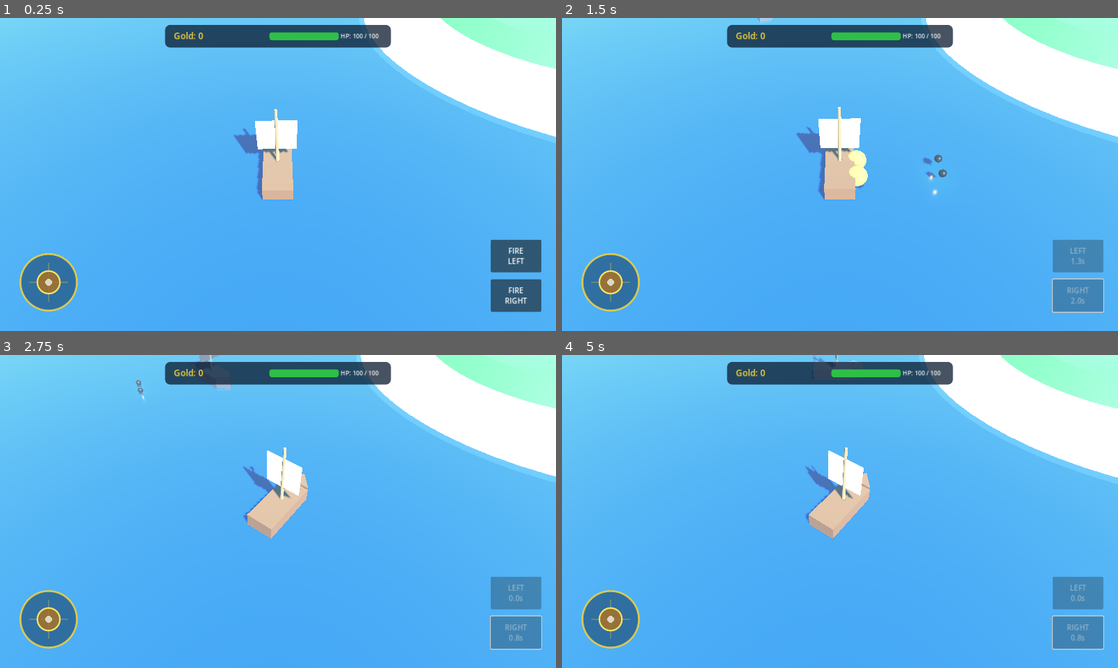
Above: before the commit, frames 1-4 (two rows, left to right).
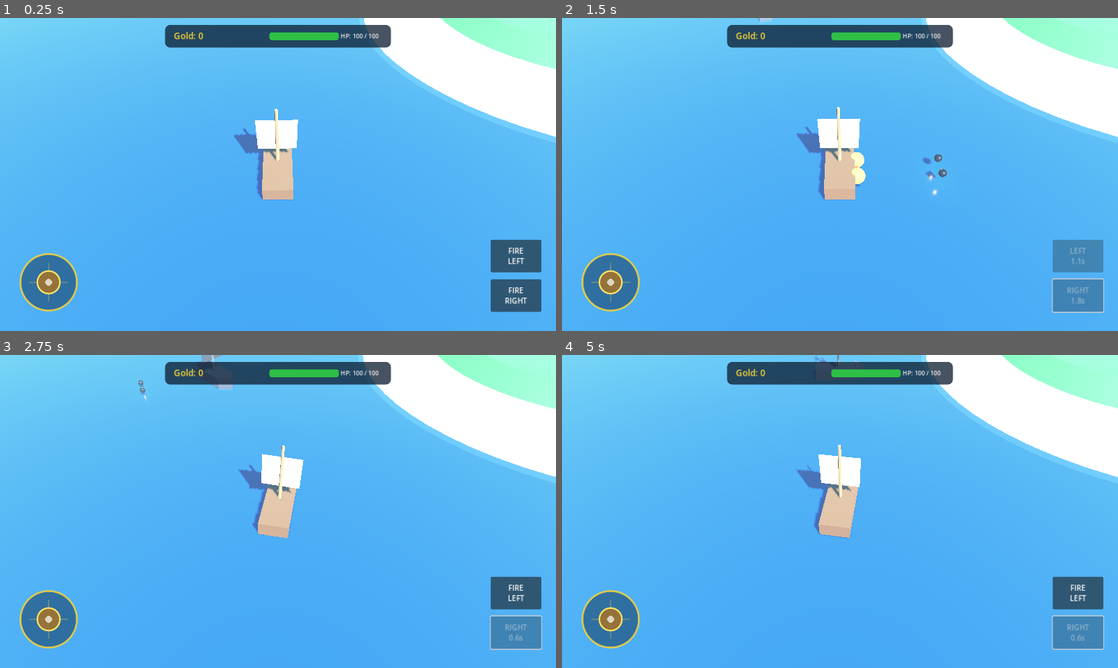
Above: after the commit, the same moments.

Repository: za99405com-ui/Pirate-Seasonline
Game: Godot game, scene res://scenes/world/world.tscn
The game is run twice, just before and just after one commit, with the same random seed, the same clock (stepped at 60 frames per second) and the same inputs.
Inputs (mouse positions are in pixels of both pictures, inside the frame that each line leads up to):
- Up to frame 1 (0.25 s): no input
- Up to frame 2 (1.5 s): click "FIRE LEFT" at 0.5 s; click "FIRE RIGHT" at 1.25 s
- Up to frame 3 (2.75 s): drag from (50, 617) to (333, 442) at 2.02 s
- Up to frame 4 (5 s): click (1079, 592) at 2.75 s, where only the run after the commit has a clickable "FIRE LEFT"; click (1079, 633) at 3.5 s, where only the run after the commit has a clickable "FIRE RIGHT"; drag from (728, 527) to (812, 574) at 4.27 s

The runs differ from the first frame. In frame 1, less than 0.1% of the frame differs, in the area x 42-54%, y 28-57%; in frame 2, 0.3%; in frame 3, 2.2%; in frame 4, 2.4%, in the area x 42-100%, y 0-91%.

Commit message:
gameplay: improve ship handling and wake

Diff:
--- a/godot_game/scripts/player/player_ship.gd
+++ b/godot_game/scripts/player/player_ship.gd
@@ -4,20 +4,24 @@
 signal ship_destroyed
 
 @export_group("Ship Movement")
-@export var max_speed: float = 13.0
-@export var acceleration: float = 3.2
-@export var deceleration: float = 1.8
-@export var turn_speed: float = 1.7
+@export var max_speed: float = 14.5
+@export var reverse_speed_ratio: float = 0.28
+@export var acceleration: float = 4.2
+@export var deceleration: float = 2.6
+@export var turn_speed: float = 1.45
+@export var water_drag: float = 0.35
 
 @export_group("Wave Simulation")
-@export var bobbing_speed: float = 2.0
-@export var bobbing_amount: float = 0.08
-@export var roll_amount: float = 0.05
+@export var bobbing_speed: float = 1.7
+@export var bobbing_amount: float = 0.10
+@export var pitch_amount: float = 0.028
+@export var roll_amount: float = 0.045
+@export var turn_bank_amount: float = 0.085
 
 @export_group("Combat Attributes")
 @export var max_health: float = 100.0
-@export var reload_time: float = 2.2
-@export var cannon_damage: float = 35.0
+@export var reload_time: float = 2.0
+@export var cannon_damage: float = 34.0
 @export var cannonball_scene: PackedScene = preload("res://scenes/combat/cannonball.tscn")
 
 var health: float = 100.0
@@ -26,10 +30,13 @@
 var port_cooldown: float = 0.0
 var starboard_cooldown: float = 0.0
 var wave_time: float = 0.0
+var _last_move_dir: Vector3 = Vector3.FORWARD
 
 @onready var visuals: Node3D = $Visuals
 @onready var port_cannons: Node3D = $Visuals/PortCannons
 @onready var starboard_cannons: Node3D = $Visuals/StarboardCannons
+@onready var wake_left: MeshInstance3D = $Visuals/WakeLeft
+@onready var wake_right: MeshInstance3D = $Visuals/WakeRight
 
 func _ready() -> void:
 	add_to_group("player")
@@ -38,34 +45,44 @@
 	GameManager.update_player_health(health, max_health)
 
 func set_joystick_input(vec: Vector2) -> void:
-	joystick_input = vec
+	joystick_input = vec.limit_length(1.0)
 
 func _physics_process(delta: float) -> void:
 	_handle_movement(delta)
 	_handle_wave_bobbing(delta)
+	_update_wake(delta)
 	_update_cooldowns(delta)
 
 func _handle_movement(delta: float) -> void:
-	var input_len = joystick_input.length()
-
-	if input_len > 0.15:
-		# Calculate desired heading from 2D screen joystick (X = right/left, Y = down/up)
-		# In Godot 3D: -Z is forward, +X is right, +Z is back
-		var target_angle = atan2(joystick_input.x, joystick_input.y)
-		# Smooth rotational interpolation (nautical rudder)
-		rotation.y = rotate_toward(rotation.y, target_angle + PI, turn_speed * delta)
-
-		# Smooth acceleration with water inertia
-		var target_speed = input_len * max_speed
-		current_forward_speed = move_toward(current_forward_speed, target_speed, acceleration * delta)
+	var rudder := joystick_input.x
+	var throttle := -joystick_input.y
+
+	if abs(throttle) < 0.12:
+		throttle = 0.0
+	if abs(rudder) < 0.10:
+		rudder = 0.0
+
+	var target_speed := 0.0
+	if throttle >= 0.0:
+		target_speed = throttle * max_speed
 	else:
-		# Nautical water drag deceleration
-		current_forward_speed = move_toward(current_forward_speed, 0.0, deceleration * delta)
-
-	# Ship moves in its forward direction (-basis.z)
+		target_speed = throttle * max_speed * reverse_speed_ratio
+
+	var rate := acceleration if abs(target_speed) > abs(current_forward_speed) else deceleration
+	current_forward_speed = move_toward(current_forward_speed, target_speed, rate * delta)
+
+	if throttle == 0.0:
+		current_forward_speed = move_toward(current_forward_speed, 0.0, water_drag * delta)
+
+	var speed_ratio := clamp(abs(current_forward_speed) / max_speed, 0.0, 1.0)
+	var steering_authority := lerp(0.28, 1.0, speed_ratio)
+	if abs(rudder) > 0.0:
+		rotation.y -= rudder * turn_speed * steering_authority * delta
+
 	velocity = -transform.basis.z * current_forward_speed
 	velocity.y = 0.0
-
+	if velocity.length_squared() > 0.01:
+		_last_move_dir = velocity.normalized()
 	move_and_slide()
 
 func _handle_wave_bobbing(delta: float) -> void:
@@ -73,25 +90,31 @@
 		return
 	wave_time += delta * bobbing_speed
 
-	# Gentle vertical float
-	var y_offset = sin(wave_time) * bobbing_amount
+	var speed_ratio := clamp(abs(current_forward_speed) / max_speed, 0.0, 1.0)
+	var y_offset := sin(wave_time) * bobbing_amount + sin(wave_time * 1.73) * bobbing_amount * 0.35
 	visuals.position.y = y_offset
 
-	# Gentle nautical pitch & roll
-	var pitch = cos(wave_time * 0.8) * (roll_amount * 0.6)
-	var roll = sin(wave_time) * roll_amount
-
-	# Add slight banking lean when turning
-	if abs(joystick_input.x) > 0.1:
-		roll += -joystick_input.x * 0.06
-
+	var pitch := cos(wave_time * 0.82) * pitch_amount
+	var roll := sin(wave_time * 1.07) * roll_amount
+	roll += -joystick_input.x * turn_bank_amount * speed_ratio
 	visuals.rotation = Vector3(pitch, 0.0, roll)
 
+func _update_wake(_delta: float) -> void:
+	var speed_ratio := clamp(abs(current_forward_speed) / max_speed, 0.0, 1.0)
+	var wake_scale := lerp(0.35, 1.25, speed_ratio)
+	for wake in [wake_left, wake_right]:
+		if wake:
+			wake.visible = speed_ratio > 0.08
+			wake.scale.z = wake_scale
+			var mat := wake.material_override as StandardMaterial3D
+			if mat:
+				var c := mat.albedo_color
+				c.a = lerp(0.15, 0.62, speed_ratio)
+				mat.albedo_color = c
+
 func _update_cooldowns(delta: float) -> void:
-	if port_cooldown > 0.0:
-		port_cooldown = max(0.0, port_cooldown - delta)
-	if starboard_cooldown > 0.0:
-		starboard_cooldown = max(0.0, starboard_cooldown - delta)
+	port_cooldown = max(0.0, port_cooldown - delta)
+	starboard_cooldown = max(0.0, starboard_cooldown - delta)
 
 func fire_left() -> bool:
 	if port_cooldown > 0.0:
@@ -111,76 +134,69 @@
 	if not cannonball_scene:
 		return
 
-	var spawn_points: Array[Node] = []
-	if marker_parent:
-		spawn_points = marker_parent.get_children()
-
+	var spawn_points: Array[Node] = marker_parent.get_children() if marker_parent else []
 	if spawn_points.is_empty():
-		_spawn_single_ball(global_position + direction * 1.5, direction)
-	else:
-		for marker in spawn_points:
-			if marker is Node3D:
-				# Slight spread angle for volley realism
-				var spread_angle = randf_range(-0.06, 0.06)
-				var spread_dir = direction.rotated(Vector3.UP, spread_angle)
-				_spawn_single_ball(marker.global_position, spread_dir)
+		_spawn_single_ball(global_position + direction * 1.5 + Vector3.UP * 0.7, direction)
+		return
+
+	for marker in spawn_points:
+		if marker is Node3D:
+			var spread_angle := randf_range(-0.045, 0.045)
+			var spread_dir := direction.rotated(Vector3.UP, spread_angle)
+			_spawn_single_ball(marker.global_position, spread_dir)
 
 func _spawn_single_ball(pos: Vector3, dir: Vector3) -> void:
-	var ball = cannonball_scene.instantiate()
+	var ball := cannonball_scene.instantiate()
 	get_parent().add_child(ball)
 	ball.global_position = pos
 	if ball.has_method("setup"):
 		ball.setup(dir, cannon_damage, true)
-
-	# Muzzle smoke puff
 	_spawn_muzzle_flash(pos)
 
 func _spawn_muzzle_flash(pos: Vector3) -> void:
-	var flash = MeshInstance3D.new()
-	var sphere = SphereMesh.new()
-	sphere.radius = 0.4
-	sphere.height = 0.8
-	var mat = StandardMaterial3D.new()
-	mat.albedo_color = Color(1.0, 0.7, 0.2, 0.9)
+	var flash := MeshInstance3D.new()
+	var sphere := SphereMesh.new()
+	sphere.radius = 0.28
+	sphere.height = 0.56
+	var mat := StandardMaterial3D.new()
+	mat.albedo_color = Color(1.0, 0.72, 0.24, 0.9)
 	mat.emission_enabled = true
-	mat.emission = Color(1.0, 0.5, 0.1)
+	mat.emission = Color(1.0, 0.42, 0.08)
 	flash.mesh = sphere
 	flash.material_override = mat
 	flash.global_position = pos
 	get_parent().add_child(flash)
 
-	var tw = flash.create_tween()
-	tw.tween_property(flash, "scale", Vector3(2.0, 2.0, 2.0), 0.2)
-	tw.parallel().tween_property(mat, "albedo_color:a", 0.0, 0.2)
+	var tw := flash.create_tween()
+	tw.tween_property(flash, "scale", Vector3(2.2, 2.2, 2.2), 0.16)
+	tw.parallel().tween_property(mat, "albedo_color:a", 0.0, 0.18)
 	tw.tween_callback(flash.queue_free)
 
 func take_damage(amount: float) -> void:
 	health = max(0.0, health - amount)
 	health_changed.emit(health, max_health)
 	GameManager.update_player_health(health, max_health)
-
-	# Red flash on ship
-	_flash_red()
-
+	_flash_hit()
 	if health <= 0.0:
 		_destroy_ship()
 
-func _flash_red() -> void:
+func _flash_hit() -> void:
 	if not visuals:
 		return
-	var tw = visuals.create_tween()
-	tw.tween_property(visuals, "scale", Vector3(1.1, 1.1, 1.1), 0.1)
-	tw.tween_property(visuals, "scale", Vector3.ONE, 0.1)
+	var original_scale := visuals.scale
+	var tw := visuals.create_tween()
+	tw.tween_property(visuals, "scale", original_scale * 1.06, 0.07)
+	tw.tween_property(visuals, "scale", original_scale, 0.10)
 
 func _destroy_ship() -> void:
 	ship_destroyed.emit()
-	# Respawn after 2 seconds with full health
 	current_forward_speed = 0.0
 	visible = false
 	set_physics_process(false)
 
 	await get_tree().create_timer(2.0).timeout
-	global_position = Vector3(0.0, 0.0, 0.0)
+	global_position = Vector3.ZERO
+	rotation = Vector3.ZERO
 	health = max_health
 	GameManager.update_player_health(health, max_health)
 	visible = true
